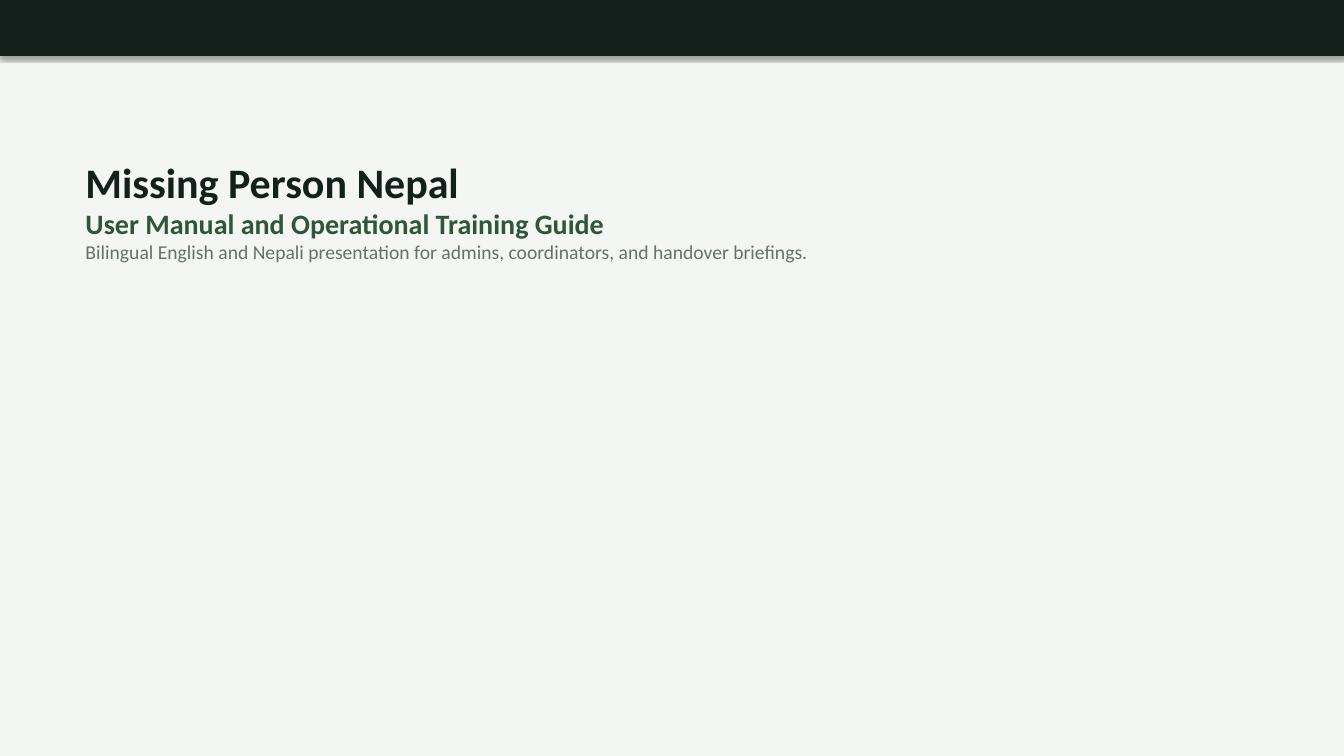
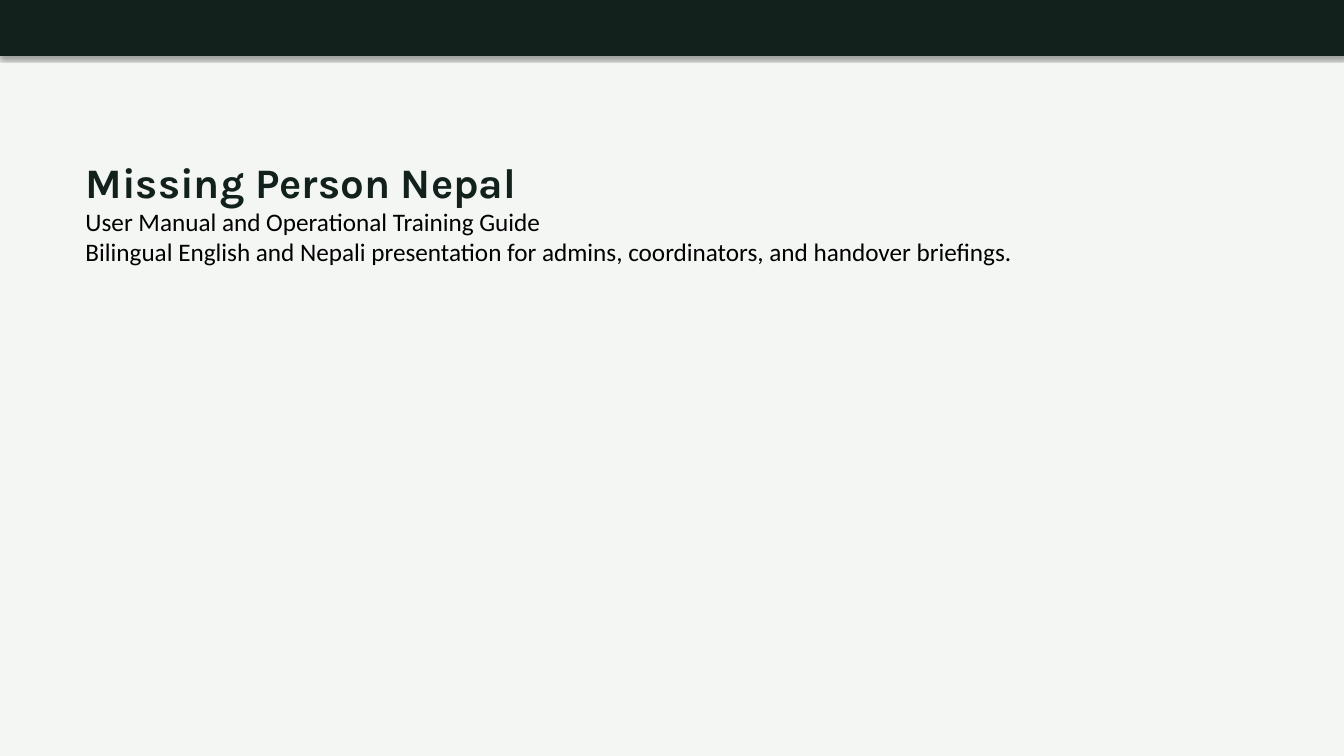
Before and after one commit to missingpersonnepal-cmyk/Missing-Person-Nepal, a slide deck: slide 1 of app/static/user_manual_bilingual.pptx. Drawn at 1344x756 pixels with LibreOffice and Linux fonts; fonts in the diff are those of the drawing. Boxes give left, top, right and bottom in pixels: in the first picture for what was removed or moved away, otherwise in the second. Text is boxed around its words. In the diff, an @@ line names an element or a change of style, - is before the commit and + after.

Commit message:
docs: regenerate bilingual manual deck

```diff
--- a/app/static/user_manual_bilingual.pptx
+++ b/app/static/user_manual_bilingual.pptx
@@ text "Missing Person Nepal" at (x1=85, y1=168, x2=1012, y2=266): font Calibri to Karla in "Missing Person Nepal"; size 20 to 18 pt, text colour #2F553B to #000000, bold off in "User Manual and Operational Training Guide"; size 14 to 18 pt, text colour #66706C to #000000 in "Bilingual English and Nepali presentation for admins, ..." @@
```
Also in this commit, not shown: 7 other slides changed.
